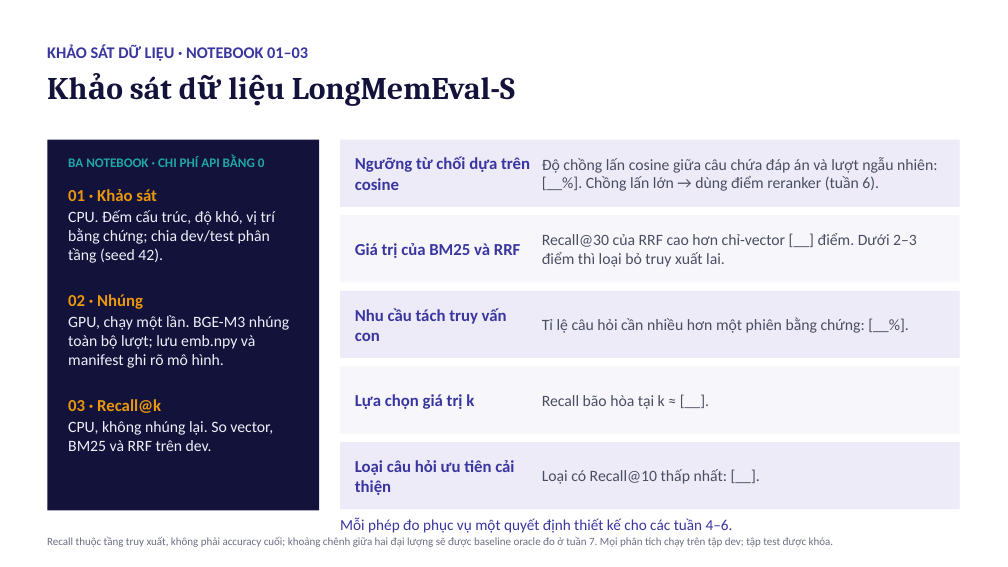
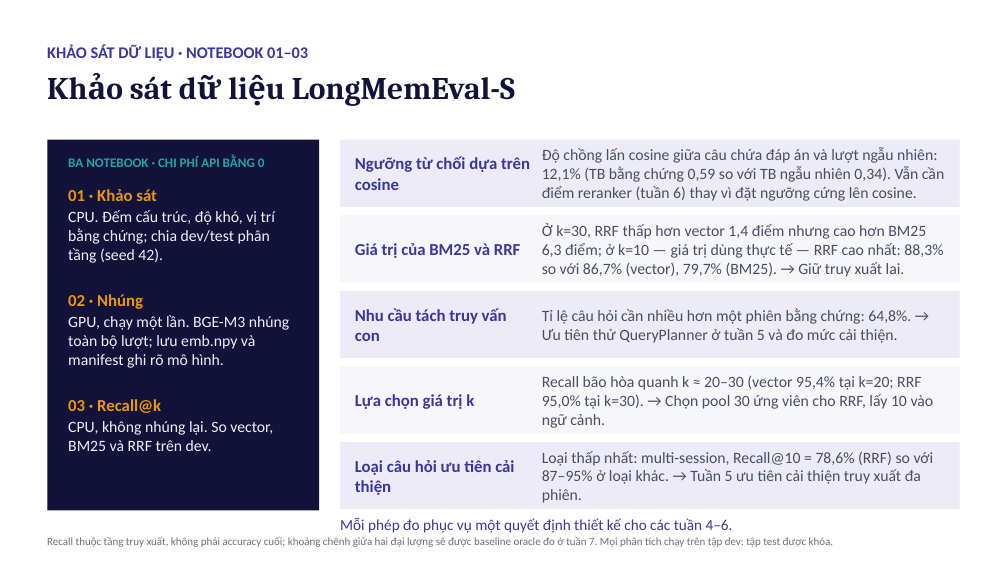
Before and after one commit to Phongdzfk/Samsung-Agent, a slide deck: slide 3 of Tuan 3/bao-cao-tuan-3.pptx. Drawn at 1008x567 pixels with LibreOffice and Linux fonts; fonts in the diff are those of the drawing. Boxes give left, top, right and bottom in pixels: in the first picture for what was removed or moved away, otherwise in the second. Text is boxed around its words. In the diff, an @@ line names an element or a change of style, - is before the commit and + after.

```diff
--- a/Tuan 3/bao-cao-tuan-3.pptx
+++ b/Tuan 3/bao-cao-tuan-3.pptx
@@ text at [542,147,944,201]: text changed @@
-Độ chồng lấn cosine giữa câu chứa đáp án và lượt ngẫu nhiên: [__%]. Chồng lấn lớn → dùng điểm reranker (tuần 6).
+Độ chồng lấn cosine giữa câu chứa đáp án và lượt ngẫu nhiên: 12,1% (TB bằng chứng 0,59 so với TB ngẫu nhiên 0,34). Vẫn cần điểm reranker (tuần 6) thay vì đặt ngưỡng cứng lên cosine.
@@ text at [542,223,943,277]: text changed @@
-Recall@30 của RRF cao hơn chỉ-vector [__] điểm. Dưới 2–3 điểm thì loại bỏ truy xuất lai.
+Ở k=30, RRF thấp hơn vector 1,4 điểm nhưng cao hơn BM25 6,3 điểm; ở k=10 — giá trị dùng thực tế — RRF cao nhất: 88,3% so với 86,7% (vector), 79,7% (BM25). → Giữ truy xuất lai.
@@ text at [542,308,911,343]: text changed @@
-Tỉ lệ câu hỏi cần nhiều hơn một phiên bằng chứng: [__%].
+Tỉ lệ câu hỏi cần nhiều hơn một phiên bằng chứng: 64,8%. → Ưu tiên thử QueryPlanner ở tuần 5 và đo mức cải thiện.
@@ text at [542,375,934,428]: text changed @@
-Recall bão hòa tại k ≈ [__].
+Recall bão hòa quanh k ≈ 20–30 (vector 95,4% tại k=20; RRF 95,0% tại k=30). → Chọn pool 30 ứng viên cho RRF, lấy 10 vào ngữ cảnh.
@@ text at [542,451,934,503]: text changed @@
-Loại có Recall@10 thấp nhất: [__].
+Loại thấp nhất: multi-session, Recall@10 = 78,6% (RRF) so với 87–95% ở loại khác. → Tuần 5 ưu tiên cải thiện truy xuất đa phiên.
```
Also in this commit, not shown: 5 other slides changed, 2 slides added, 6 other files.
